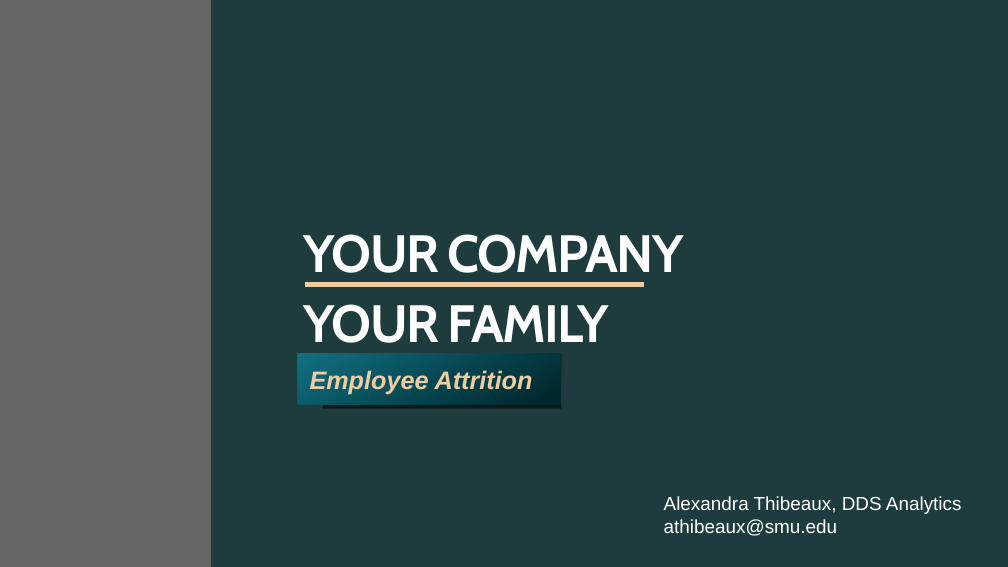
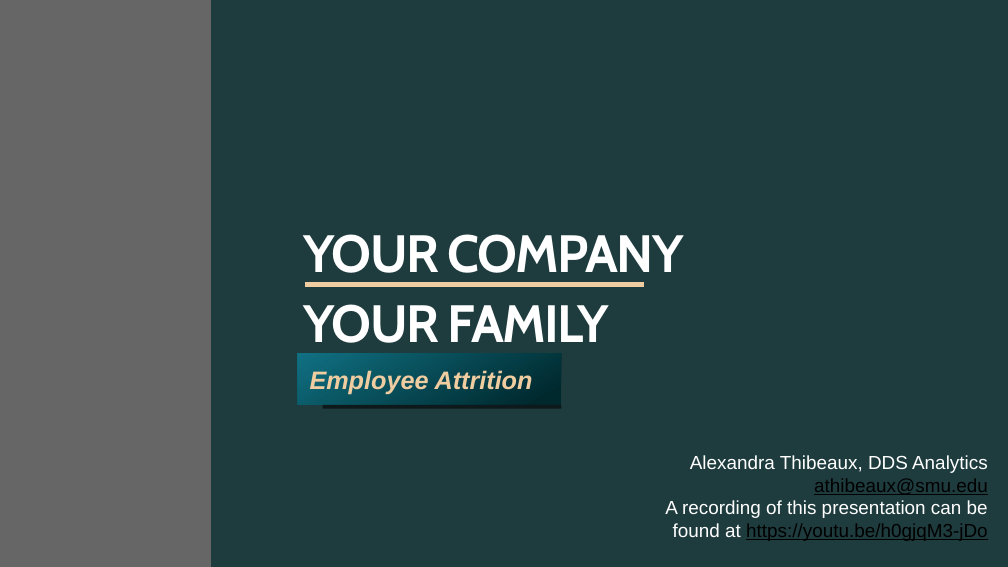
Before and after one commit to athibeaux/DS6306, a slide deck: slide 1 of CaseStudy2_Thibeaux/CaseStudy2_Thibeaux_Ppt.pptx. Drawn at 1008x567 pixels with LibreOffice and Linux fonts; fonts in the diff are those of the drawing; background and template pictures are left out. Boxes give left, top, right and bottom in pixels: in the first picture for what was removed or moved away, otherwise in the second. Text is boxed around its words. In the diff, an @@ line names an element or a change of style, - is before the commit and + after.

Commit message:
Add files via upload
Add Youtube and RShiny link to powerpoint

```diff
--- a/CaseStudy2_Thibeaux/CaseStudy2_Thibeaux_Ppt.pptx
+++ b/CaseStudy2_Thibeaux/CaseStudy2_Thibeaux_Ppt.pptx
@@ text "Alexandra Thibeaux, DDS Analytics": place and size @@
-text "Alexandra Thibeaux, DDS Analytics" at bbox=[664, 496, 962, 536]
+text "Alexandra Thibeaux, DDS Analytics" at bbox=[665, 455, 988, 541]
@@ text at bbox=[690, 455, 988, 495]: text colour #FFFFFF to #000000, underline on in "athibeaux@smu.edu"; alignment left to right @@
@@ text at bbox=[665, 500, 988, 541]: paragraph added @@
+A recording of this presentation can be found at https://youtu.be/h0gjqM3-jDo
```
Also in this commit, not shown: 13 other slides changed.
